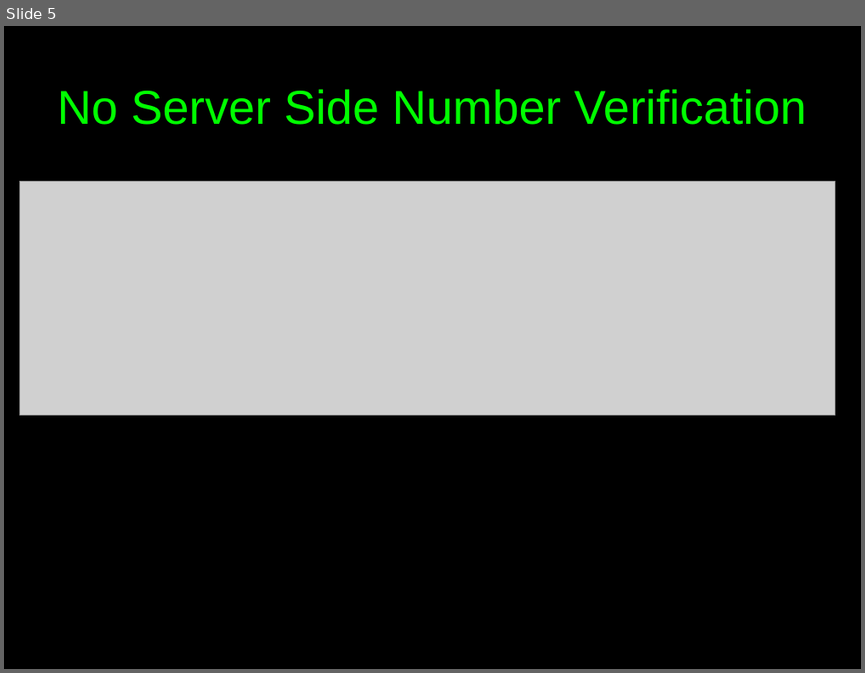
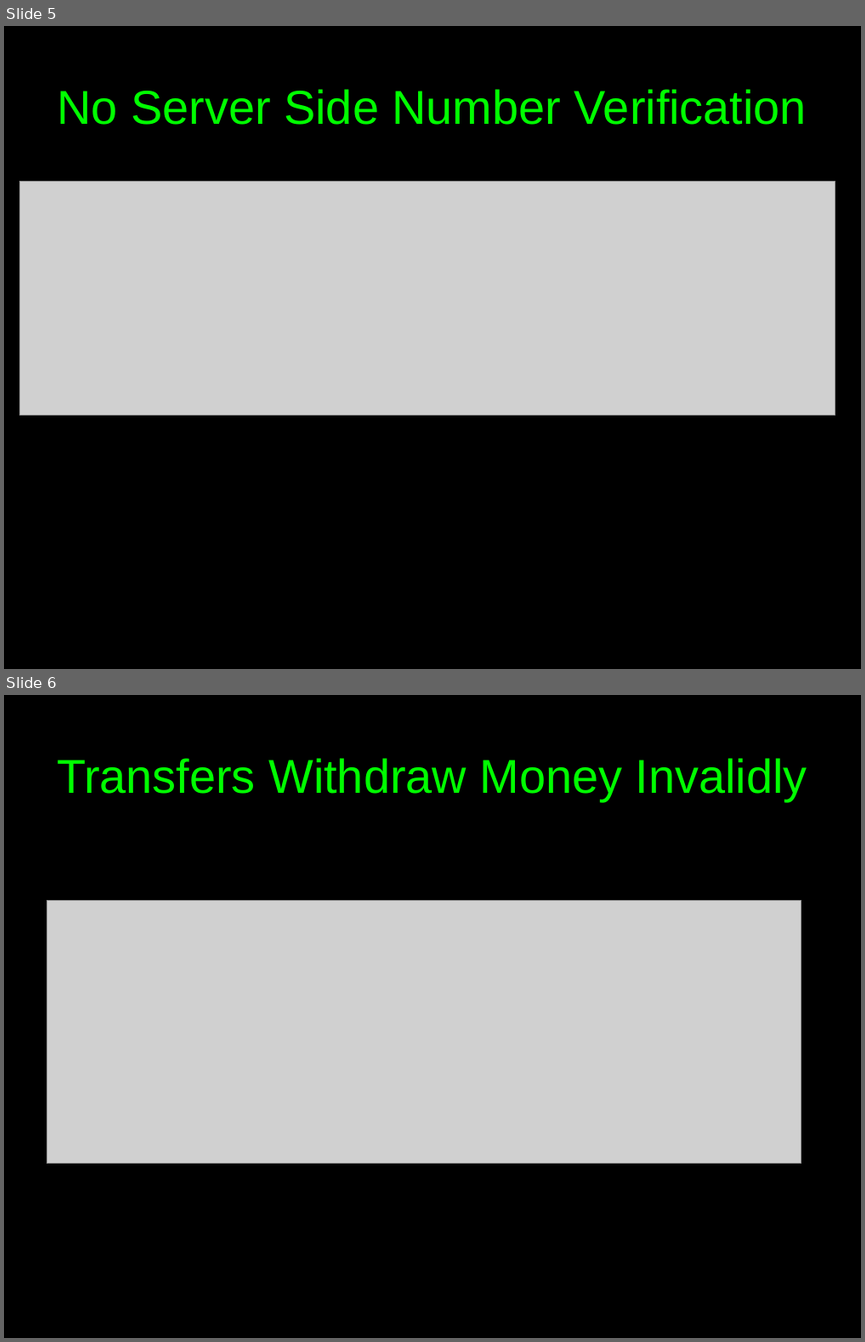
Before and after one commit to c00w/Crypto-Final-Project, a slide deck: Attack Presentation.odp. Shown one above the other, each under a label of ours: slide 5 before the commit, slides 5 and 6 after it. The pictures are 865x673 and 865x1342 pixels, drawn with LibreOffice and Linux fonts; fonts in the diff are those of the drawing; grey boxes stand for pictures. Boxes give left, top, right and bottom in pixels: in the first picture for what was removed or moved away, otherwise in the second. Text is boxed around its words. In the diff, an @@ line names an element or a change of style, - is before the commit and + after.

Commit message:
Added some more slides

```diff
--- a/Attack Presentation.odp
+++ b/Attack Presentation.odp
@@ slide 6 added at <box>4,695,861,1338</box>, background #000000 @@
@@ title added at <box>57,758,807,801</box>, 44 pt, text #00FF00 @@
+Transfers Withdraw Money Invalidly
@@ picture added at <box>46,900,801,1163</box> @@
```
Also in this commit, not shown: 2 other slides added, 1 slide removed.
